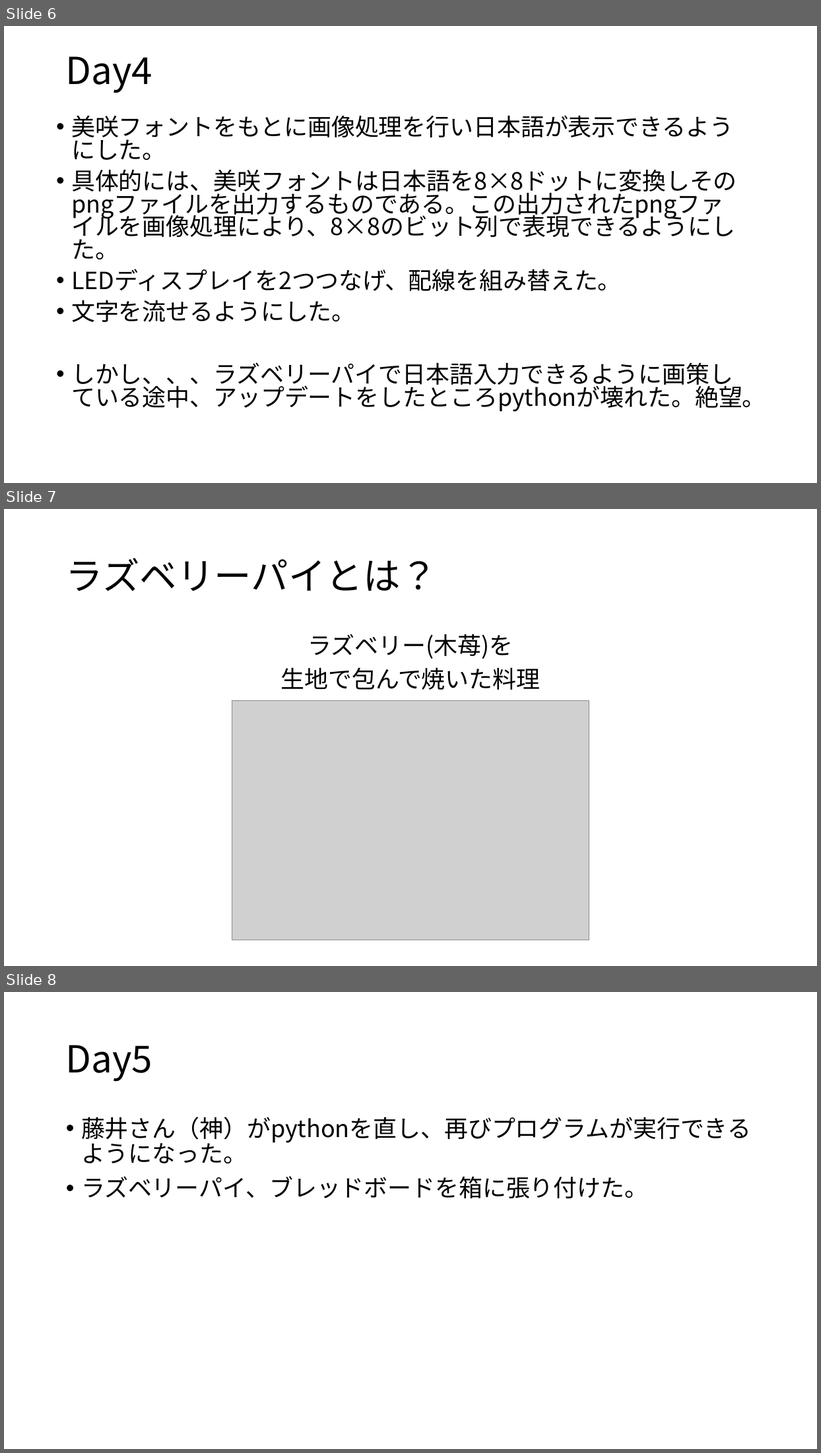
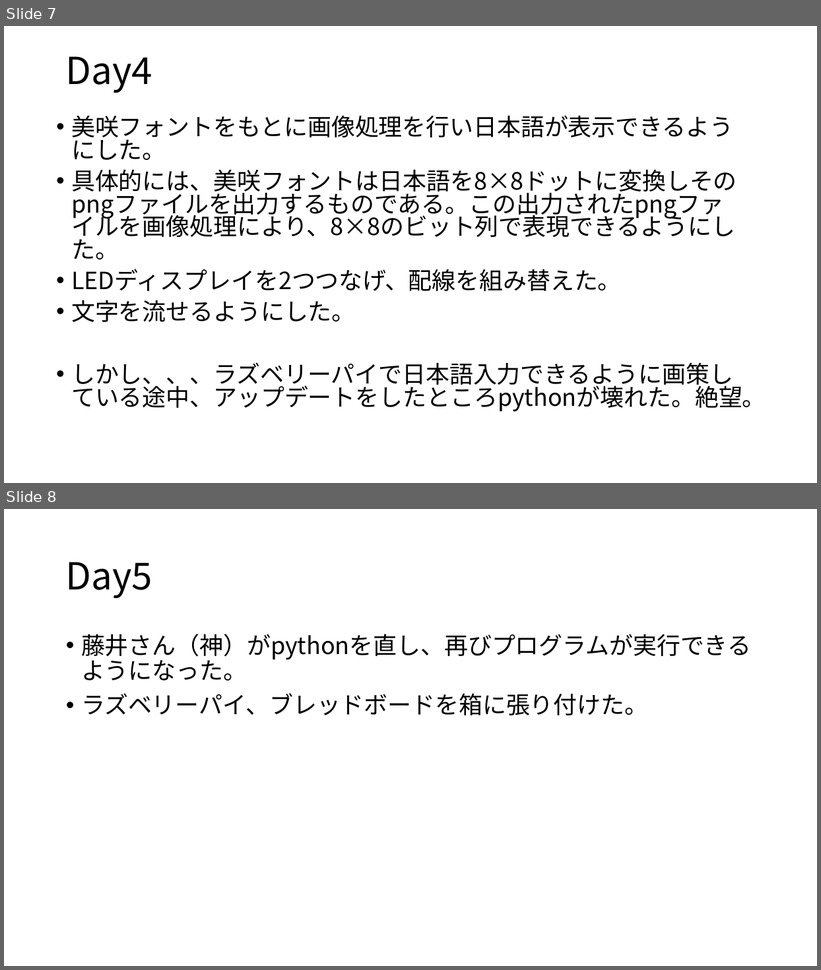
Before and after one commit to OptMist-Tokyo/experiment2018, a slide deck: Raspberry pi を焼こう.pptm. Shown one above the other, each under a label of ours: slides 6, 7 and 8 before the commit, slides 7 and 8 after it. The pictures are 821x1453 and 821x970 pixels, drawn with LibreOffice and Linux fonts; fonts in the diff are those of the drawing; grey boxes stand for pictures. Boxes give left, top, right and bottom in pixels: in the first picture for what was removed or moved away, otherwise in the second. Text is boxed around its words. In the diff, an @@ line names an element or a change of style, - is before the commit and + after.

```diff
--- a/Raspberry pi を焼こう.pptm
+++ b/Raspberry pi を焼こう.pptm
@@ slide 7 removed at <box>4,509,817,966</box>, background #FFFFFF @@
@@ title removed at <box>66,558,438,591</box> @@
-ラズベリーパイとは？
@@ text removed at <box>281,634,541,690</box> @@
-ラズベリー(木苺)を
-生地で包んで焼いた料理
@@ picture removed at <box>232,700,589,940</box> @@
@@ what was slide 6 is now slide 7 @@
```
Also in this commit, not shown: 4 slides changed, 1 slide added, 1 other slide removed.
